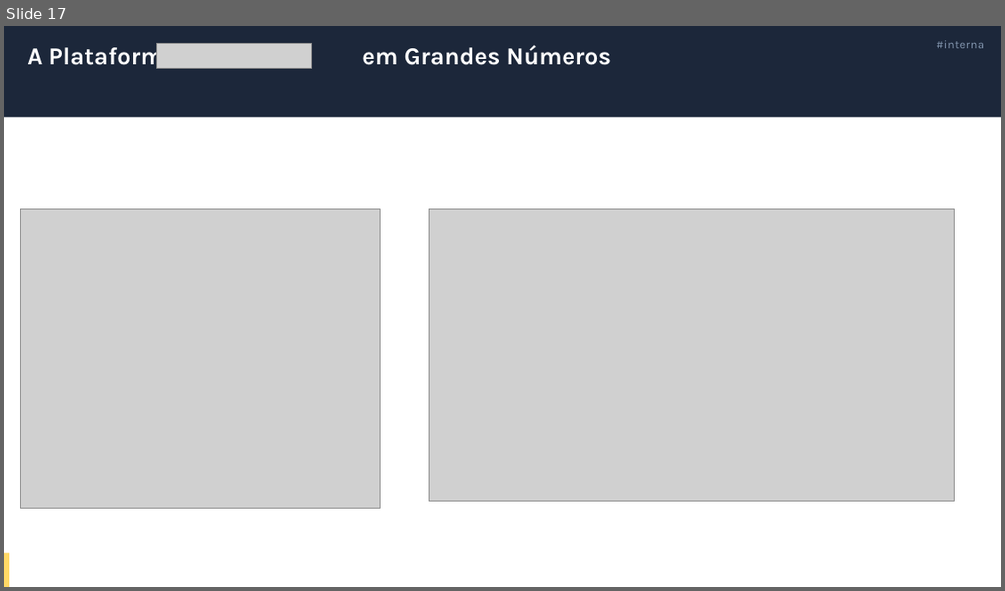
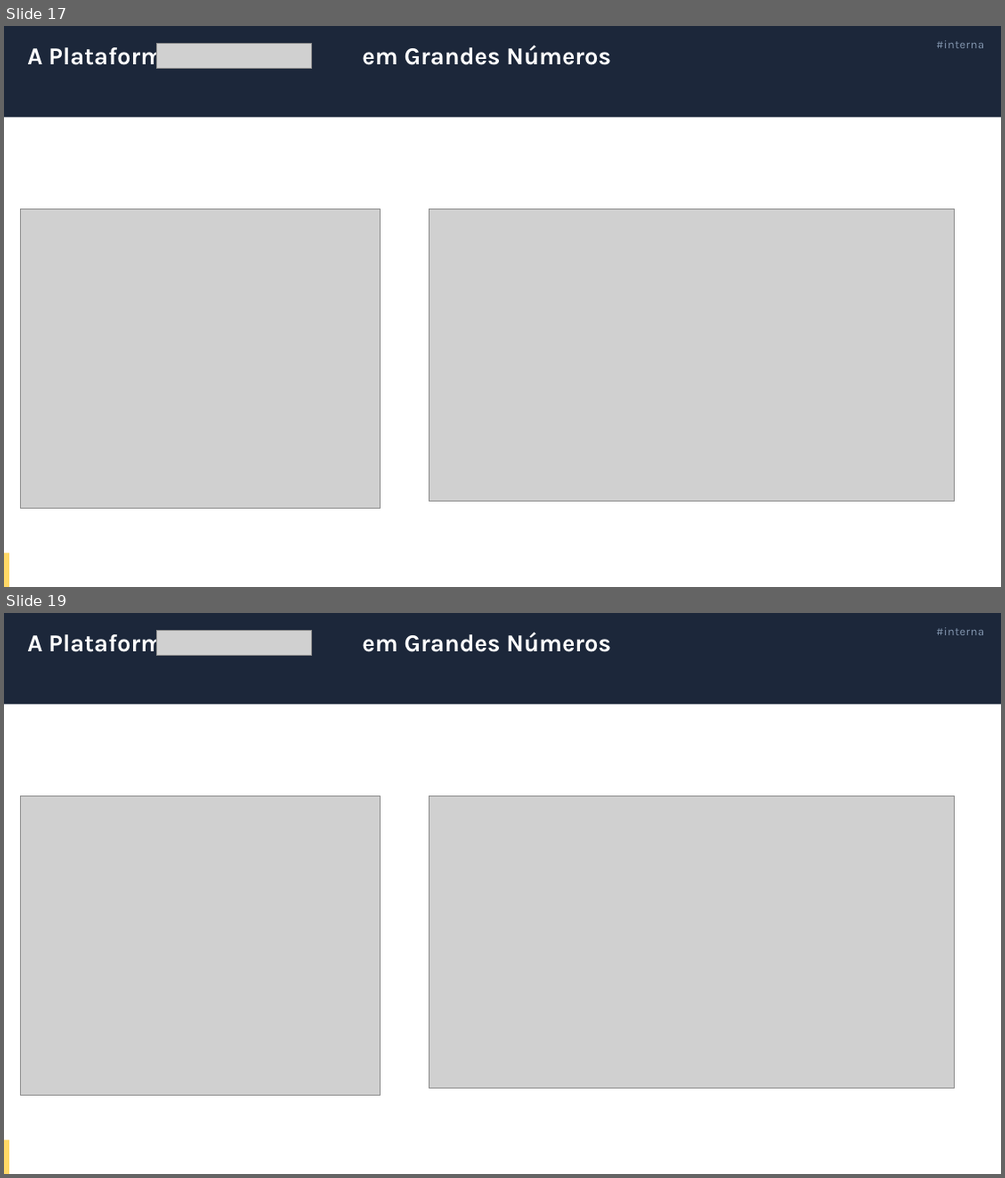
Before and after one commit to adrianocastanho/VSCodeSample, a slide deck: docs/Apresentação_desempenho_plataforma.pptx. Shown one above the other, each under a label of ours: slide 17 before the commit, slides 17 and 19 after it; the slides between them are not shown. The pictures are 1005x591 and 1005x1178 pixels, drawn with LibreOffice and Linux fonts; fonts in the diff are those of the drawing; grey boxes stand for pictures. Boxes give left, top, right and bottom in pixels: in the first picture for what was removed or moved away, otherwise in the second. Text is boxed around its words. In the diff, an @@ line names an element or a change of style, - is before the commit and + after.

```diff
--- a/docs/Apresentação_desempenho_plataforma.pptx
+++ b/docs/Apresentação_desempenho_plataforma.pptx
@@ slide 19 added at <box>4,613,1001,1174</box>, background #FFFFFF; not listed: 1 template element that a slide beside it also shows @@
@@ rectangle added at <box>4,613,1001,705</box>, fill #1C273A @@
@@ title added at <box>27,630,611,656</box>, 23.4 pt, text #FFFFFF, bold @@
+A Plataforma em Grandes Números
@@ picture added at <box>156,631,311,656</box> @@
@@ text added at <box>936,627,984,635</box>, 11 pt, text #8497B0 @@
+#interna
@@ picture added at <box>20,795,380,1095</box> @@
@@ picture added at <box>429,795,955,1087</box> @@
```
Also in this commit, not shown: 2 other slides added.
